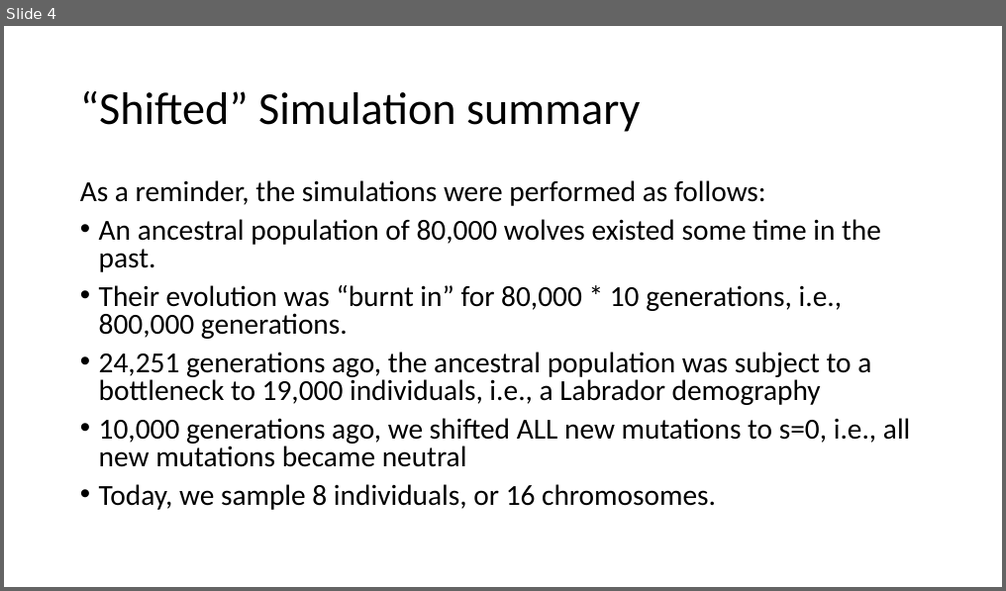
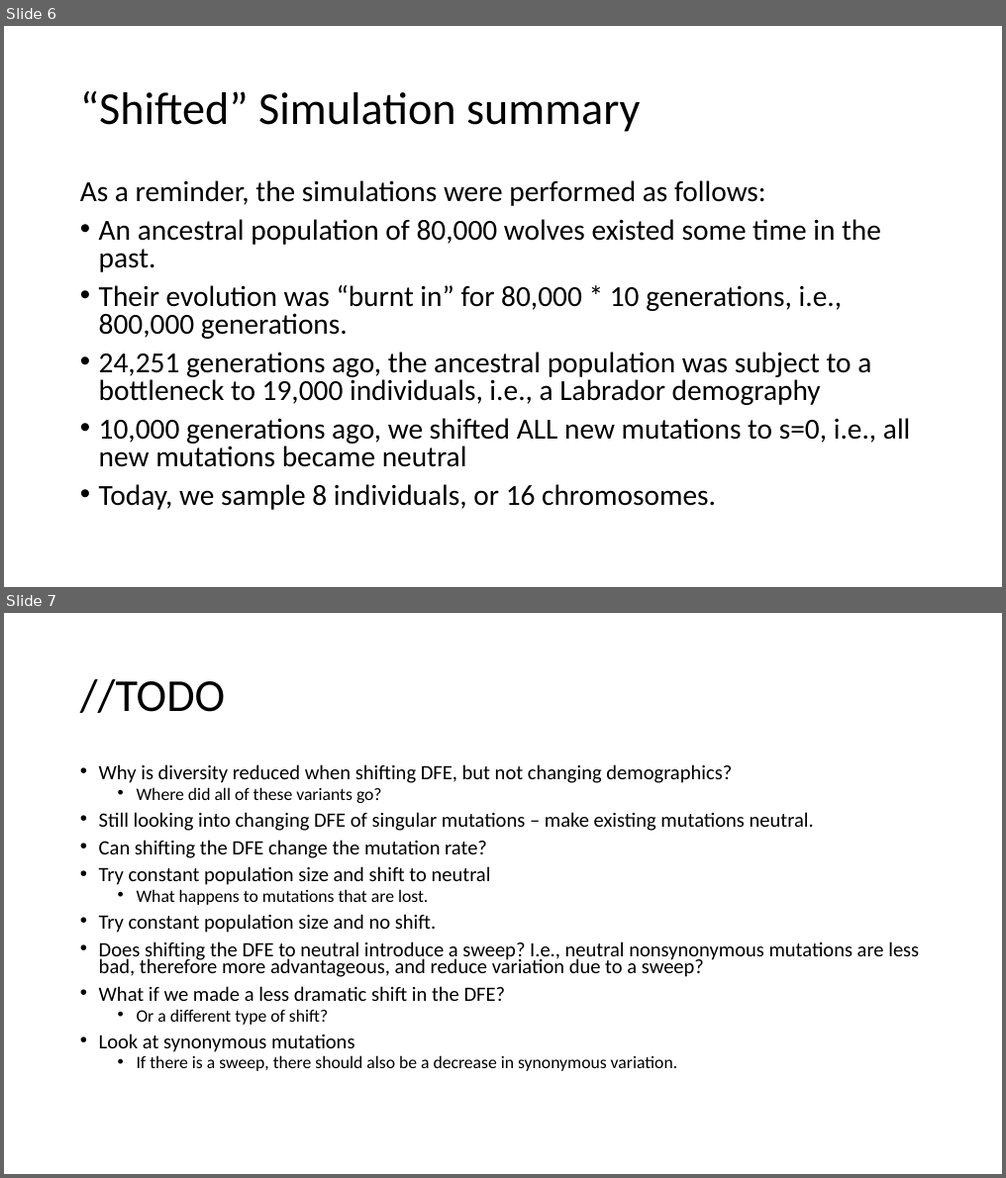
Before and after one commit to jon-mah/lohmueller_lab, a slide deck: 2020_08_25_dog_dfe_meeting.pptx. Shown one above the other, each under a label of ours: slide 4 before the commit, slides 6 and 7 after it. The pictures are 1006x591 and 1006x1178 pixels, drawn with LibreOffice and Linux fonts; fonts in the diff are those of the drawing. Boxes give left, top, right and bottom in pixels: in the first picture for what was removed or moved away, otherwise in the second. Text is boxed around its words. In the diff, an @@ line names an element or a change of style, - is before the commit and + after.

```diff
--- a/2020_08_25_dog_dfe_meeting.pptx
+++ b/2020_08_25_dog_dfe_meeting.pptx
@@ slide 7 added at (x1=4, y1=613, x2=1002, y2=1174), background #FFFFFF @@
@@ title added at (x1=80, y1=679, x2=225, y2=713), 44 pt, text #000000 @@
+//TODO
@@ text added at (x1=99, y1=764, x2=919, y2=1071), 19.6 pt, text #000000 @@
+• Why is diversity reduced when shifting DFE, but not changing demographics?
+  • Where did all of these variants go?
+• Still looking into changing DFE of singular mutations – make existing mutations neutral.
+• Can shifting the DFE change the mutation rate?
+• Try constant population size and shift to neutral
+  • What happens to mutations that are lost.
+• Try constant population size and no shift.
+• Does shifting the DFE to neutral introduce a sweep? I.e., neutral nonsynonymous mutations are less bad, therefore more advantageous, and reduce variation due to a sweep?
+• What if we made a less dramatic shift in the DFE?
+  • Or a different type of shift?
+• Look at synonymous mutations
+  • If there is a sweep, there should also be a decrease in synonymous variation.
@@ what was slide 4 is now slide 6 @@
```
Also in this commit, not shown: 1 slide changed, 2 other slides added, 3 slides removed, 4 other files.
